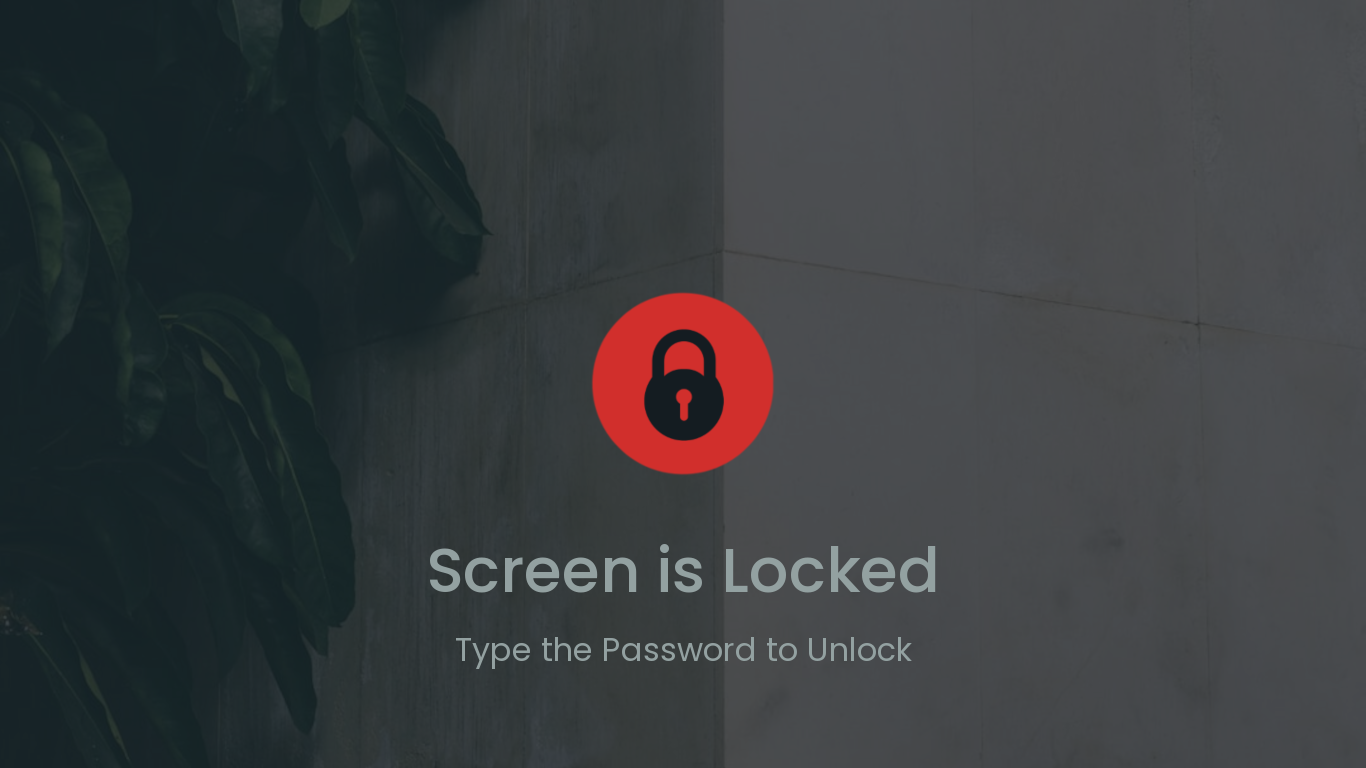
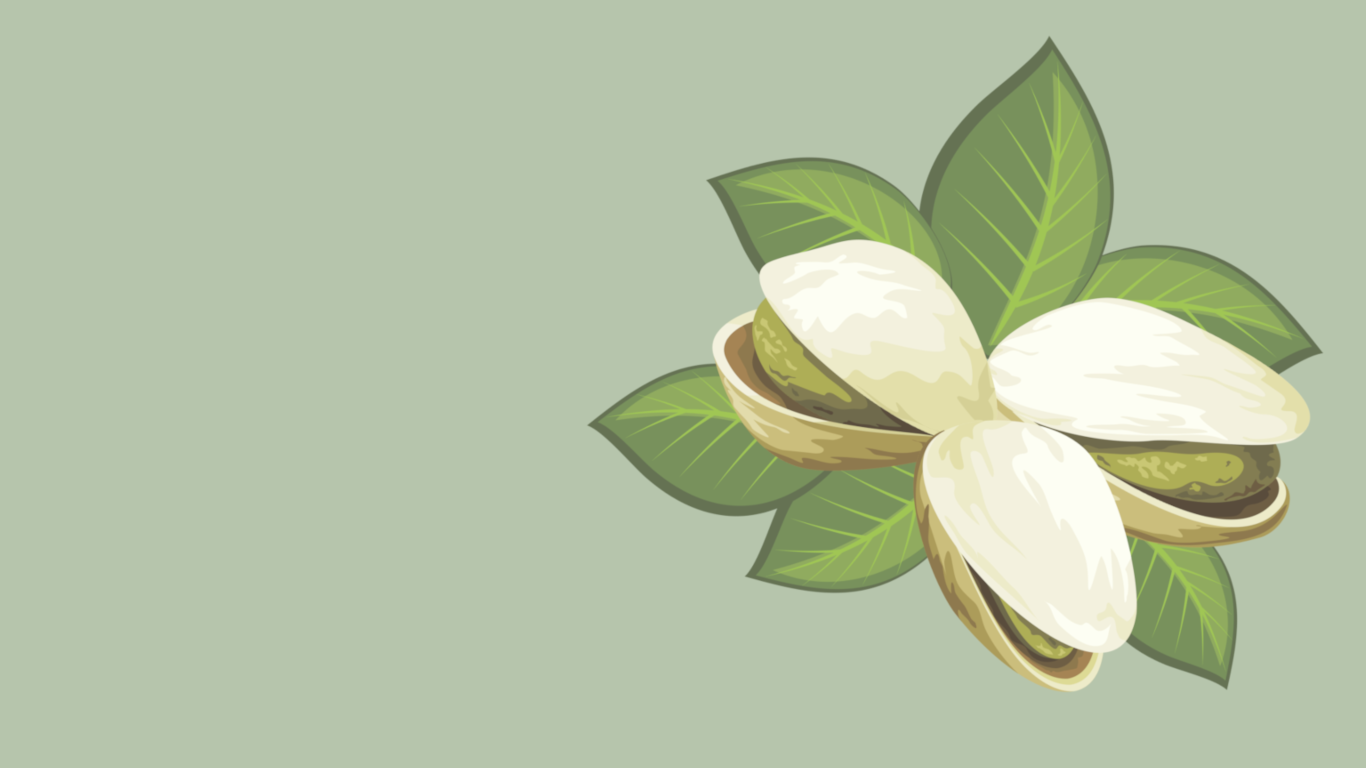
Revision of a layered 1366x768 image; what changed, layer by layer:
hid "Type the Password to Unlock" over 456, 637, 912, 669
hid "Screen is Locked" over 430, 544, 936, 593
hid "lock.png" over 643, 328, 725, 441
hid "circle.png", painted on it over 590, 291, 775, 476
hid "blackening" over 0, 0, 1366, 768
removed layer ".wallpaper.png" over 0, 0, 1366, 768
added layer "pistachios" above "green" over 586, 34, 1325, 694
added layer "green" over 0, 0, 1366, 768
